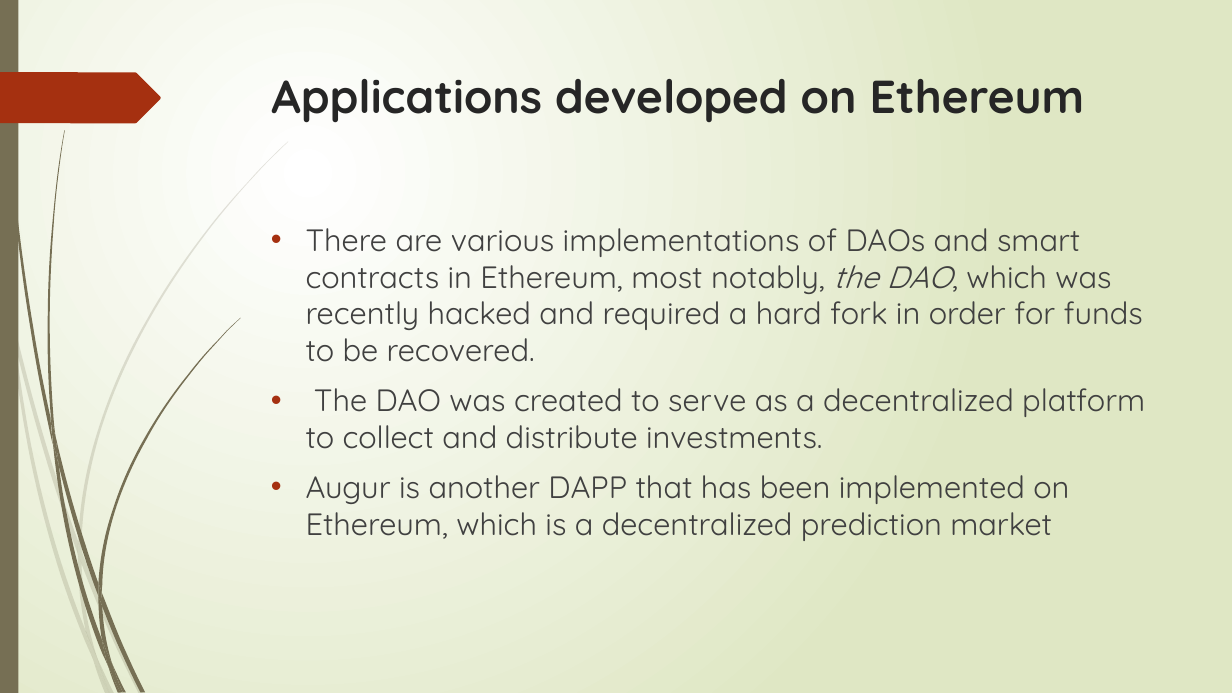
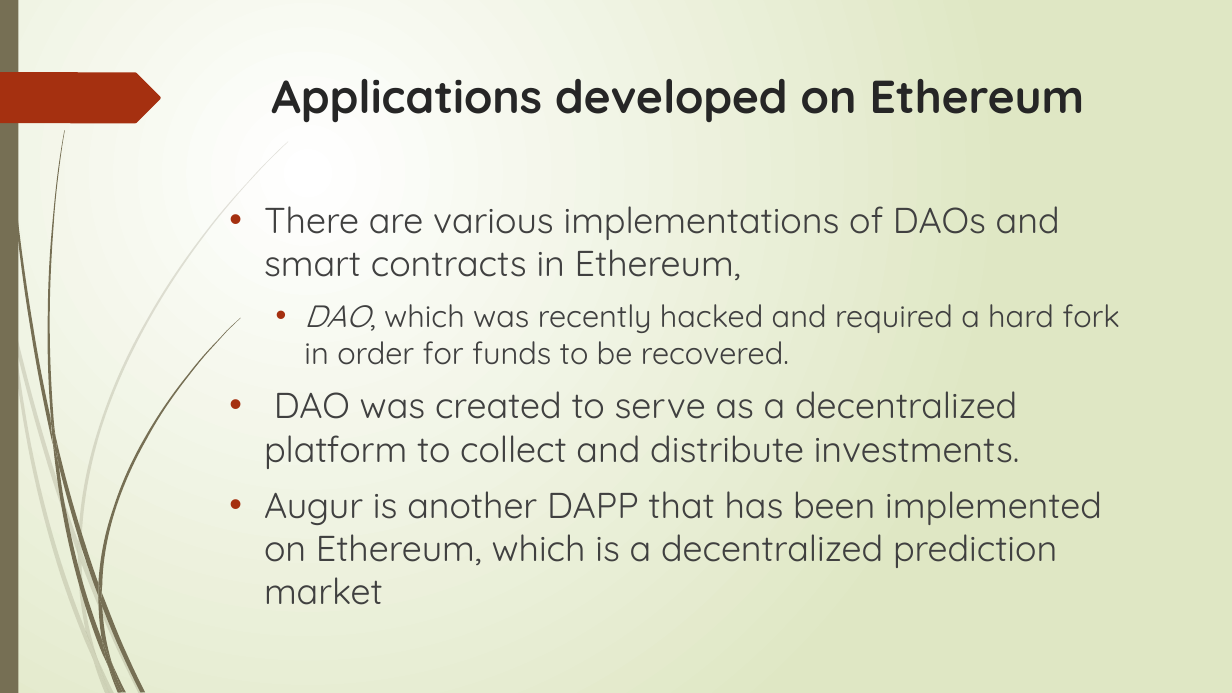
Before and after one commit to sanjayshimoga/nmit-blockchain-DApps, a slide deck: slide 157 of Ethereum 101.pptx (slide 143 before the commit). Drawn at 1232x693 pixels with LibreOffice and Linux fonts; fonts in the diff are those of the drawing. Boxes give left, top, right and bottom in pixels: in the first picture for what was removed or moved away, otherwise in the second. Text is boxed around its words. In the diff, an @@ line names an element or a change of style, - is before the commit and + after.

```diff
--- a/Ethereum 101.pptx
+++ b/Ethereum 101.pptx
@@ text "There are various implementations of ...": place and size @@
-text "There are various implementations of ..." at [306, 228, 1145, 541]
+text "There are various implementations of ..." at [264, 206, 1120, 605]
@@ text at [264, 206, 1120, 469]: text changed; size 24 to 28 pt @@
-• There are various implementations of DAOs and smart contracts in Ethereum, most notably, the DAO, which was recently hacked and required a hard fork in order for funds to be recovered.
-• The DAO was created to serve as a decentralized platform to collect and distribute investments.
+• There are various implementations of DAOs and smart contracts in Ethereum,
+  • DAO, which was recently hacked and required a hard fork in order for funds to be recovered.
+• DAO was created to serve as a decentralized platform to collect and distribute investments.
@@ text at [264, 491, 1102, 605]: size 24 to 28 pt in "Augur is another DAPP that has been ..." @@
```
Also in this commit, not shown: 38 other slides changed, 15 slides added.
